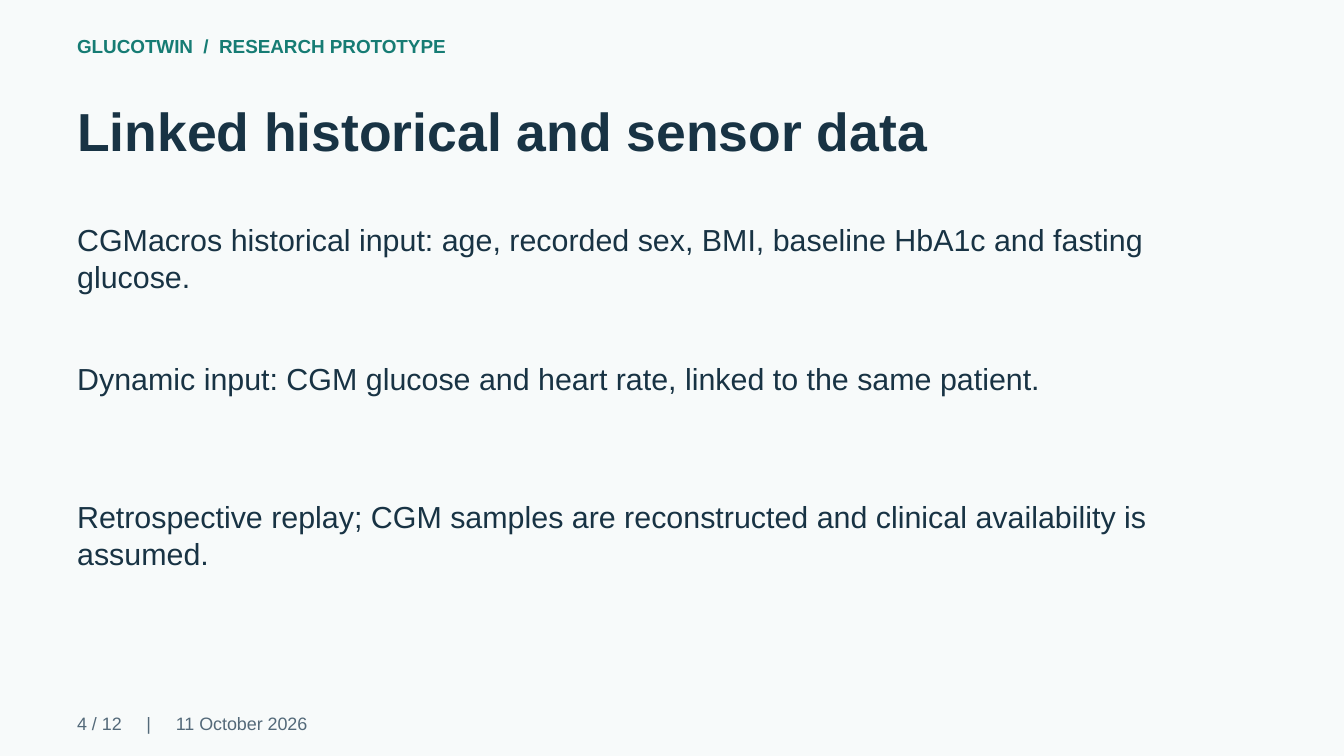
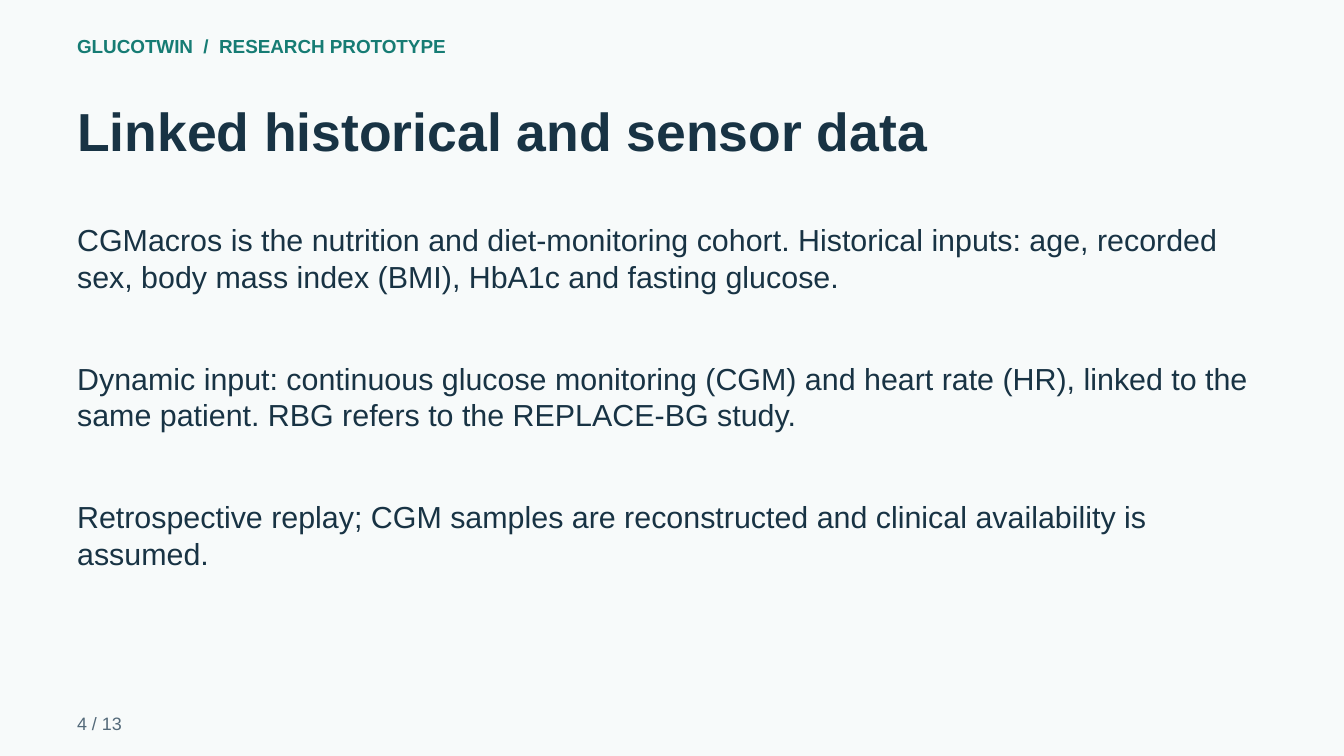
Before and after one commit to ArnavModi-MSIT/GlucoTwin, a slide deck: slide 4 of project/docs/delivery/GlucoTwin_Presentation.pptx. Drawn at 1344x756 pixels with LibreOffice and Linux fonts; fonts in the diff are those of the drawing. Boxes give left, top, right and bottom in pixels: in the first picture for what was removed or moved away, otherwise in the second. Text is boxed around its words. In the diff, an @@ line names an element or a change of style, - is before the commit and + after.

```diff
--- a/project/docs/delivery/GlucoTwin_Presentation.pptx
+++ b/project/docs/delivery/GlucoTwin_Presentation.pptx
@@ text at <box>77,229,1217,294</box>: text changed @@
-CGMacros historical input: age, recorded sex, BMI, baseline HbA1c and fasting glucose.
+CGMacros is the nutrition and diet-monitoring cohort. Historical inputs: age, recorded sex, body mass index (BMI), HbA1c and fasting glucose.
@@ text at <box>77,368,1247,432</box>: text changed @@
-Dynamic input: CGM glucose and heart rate, linked to the same patient.
+Dynamic input: continuous glucose monitoring (CGM) and heart rate (HR), linked to the same patient. RBG refers to the REPLACE-BG study.
@@ text at <box>77,717,122,730</box>: text changed @@
-4 / 12 | 11 October 2026
+4 / 13
```
Also in this commit, not shown: 8 other slides changed, 4 slides added, 3 slides removed, 4 other files.
